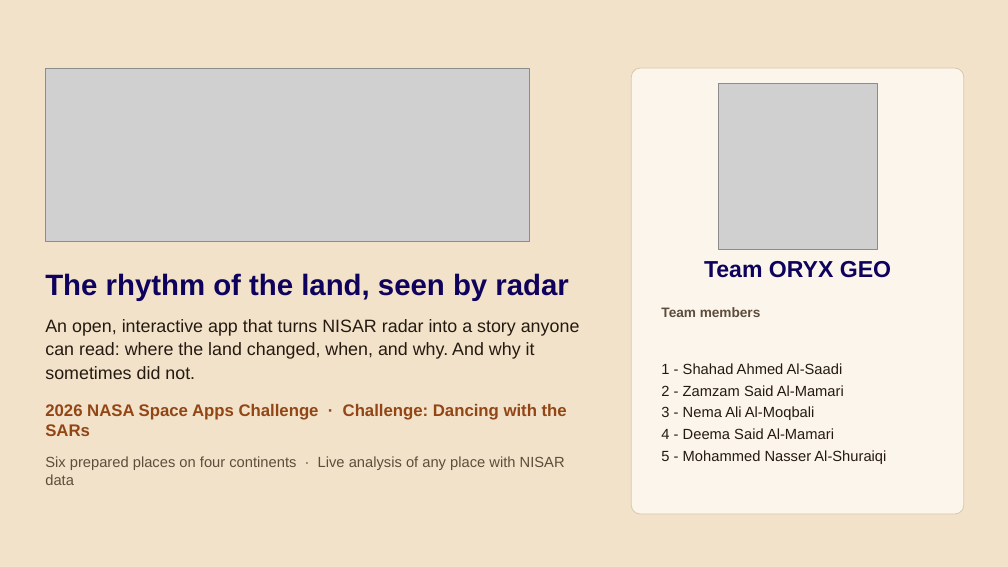
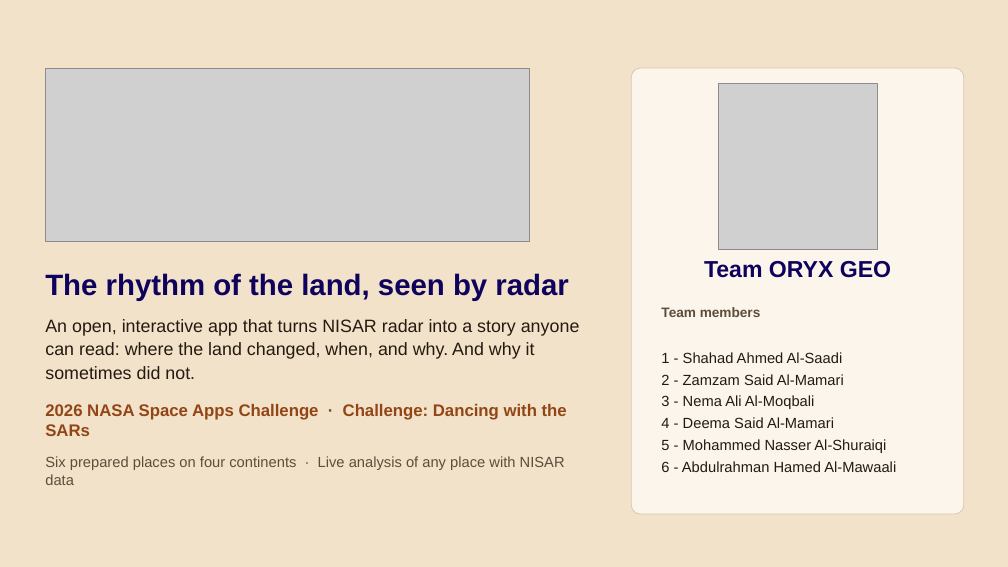
Before and after one commit to oryx-geo/marsad, a slide deck: slide 1 of slides/MARSAD-ORYX-GEO.pptx. Drawn at 1008x567 pixels with LibreOffice and Linux fonts; fonts in the diff are those of the drawing; grey boxes stand for pictures. Boxes give left, top, right and bottom in pixels: in the first picture for what was removed or moved away, otherwise in the second. Text is boxed around its words. In the diff, an @@ line names an element or a change of style, - is before the commit and + after.

Commit message:
Slides: sixth team member

```diff
--- a/slides/MARSAD-ORYX-GEO.pptx
+++ b/slides/MARSAD-ORYX-GEO.pptx
@@ text at [661, 461, 896, 472]: paragraph added @@
+6 - Abdulrahman Hamed Al-Mawaali
```
